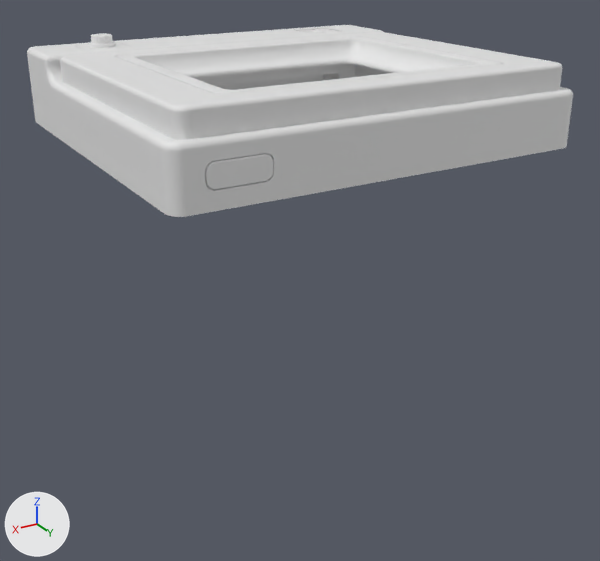
One commit to the Blender file cad/Robot.blend: the scene before it, then after it.
One viewpoint serves both versions: a 50 mm camera at (0.1082, 0.1782, 0.0306) aimed at (-0.0016, -0.0047, -0.0609). The axes (+X, +Y, +Z) are drawn at lower left. The lights are the same throughout. The older version comes first.

Names of what the first picture shows: 'CRT.applied', 'Frontplate'.
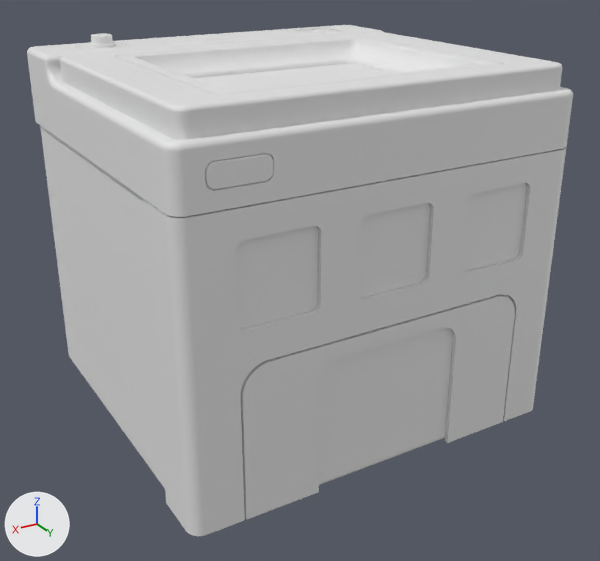
The edits, one by one:
Material 'Material.004' (mat_material_004) is new.
Its base color is (0.8, 0.8, 0.8) (white #e7e7e7).
Material 'Material.003' (mat_material_003) is new.
Its base color is (0.8, 0.8, 0.8) (white #e7e7e7).
Mesh me_plane_008 is new.
It has 176 vertices, 90 faces and spans x -0.0395..0.0395, y 0.0389..0.04, z -0.091..-0.0518.
It uses material mat_material_004 (white #e7e7e7).
Mesh me_plane_006 is new.
It has 874 vertices, 566 faces and spans x -0.053..0.053, y 0.025..0.04, z -0.091..-0.0163.
It uses material mat_material_004 (white #e7e7e7).
Mesh me_plane_003 is new.
It has 1480 vertices, 1402 faces and spans x -0.0519..0.0519, y -0.0579..0.0388, z -0.106..-0.0052.
It uses material mat_material_003 (white #e7e7e7).
Object 'CYD-PCB' (ob_cyd_pcb) is now shown.
Object 'Backside.Panel.BigPanel' (ob_backside_panel_bigpanel) is new; it shows me_plane_008.
Its location is (0.0, 0.0, -0.004).
It gains a BOOLEAN modifier named 'Boolean'.
Modifier setting: object = ob_pcbhole.
It gains a BOOLEAN modifier named 'Boolean.001'.
Modifier setting: object = ob_chassishole.
Object 'Backside.Panel.Top' (ob_backside_panel_top) is new; it shows me_plane_006.
Its location is (0.0, 0.0, -0.004).
It gains a BOOLEAN modifier named 'Boolean'.
Modifier setting: object = ob_pcbhole.
It gains a BOOLEAN modifier named 'Boolean.001'.
Modifier setting: object = ob_chassishole.
Object 'Backside' (ob_backside) is new; it shows me_plane_003.
Its location is (0.0, 0.0, -0.004).
It gains a BOOLEAN modifier named 'Boolean'.
Modifier setting: object = ob_pcbhole.
It gains a BOOLEAN modifier named 'Boolean.001'.
Modifier setting: object = ob_chassishole.

Where the change shows, as pixel boxes (x1, y1, x2, y2) in the pictures (600 x 561 px):
'Backside.Panel.Top', added
    after: (143, 148, 566, 536)
'Backside', added
    after: (40, 126, 527, 488)
'Backside.Panel.BigPanel', added
    after: (241, 295, 515, 519)
'CYD-PCB', shown
    after: (194, 64, 391, 90)
